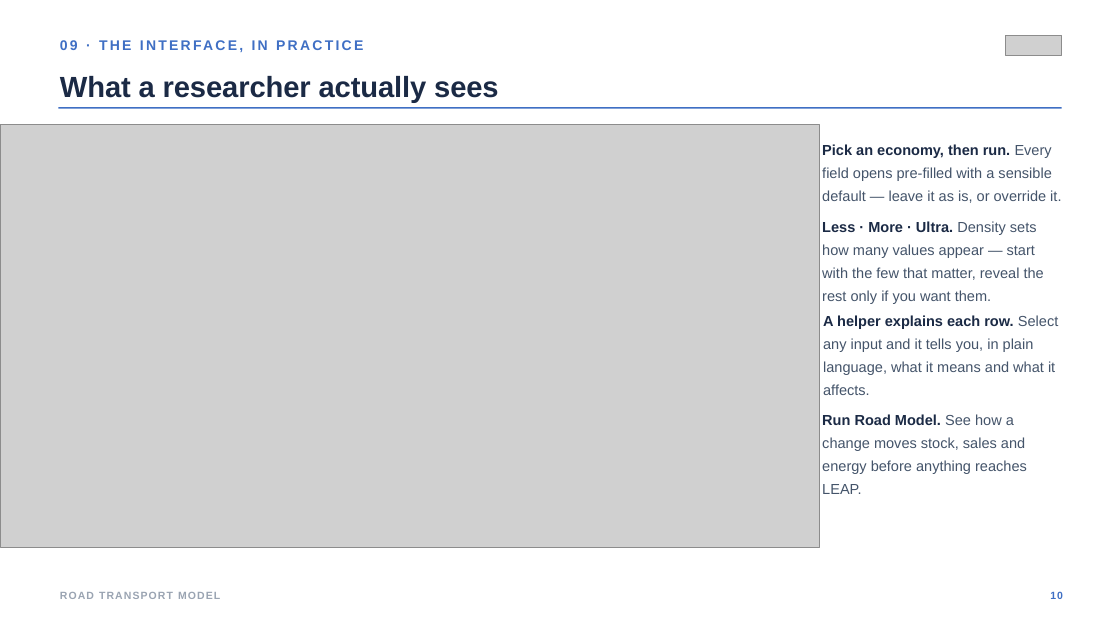
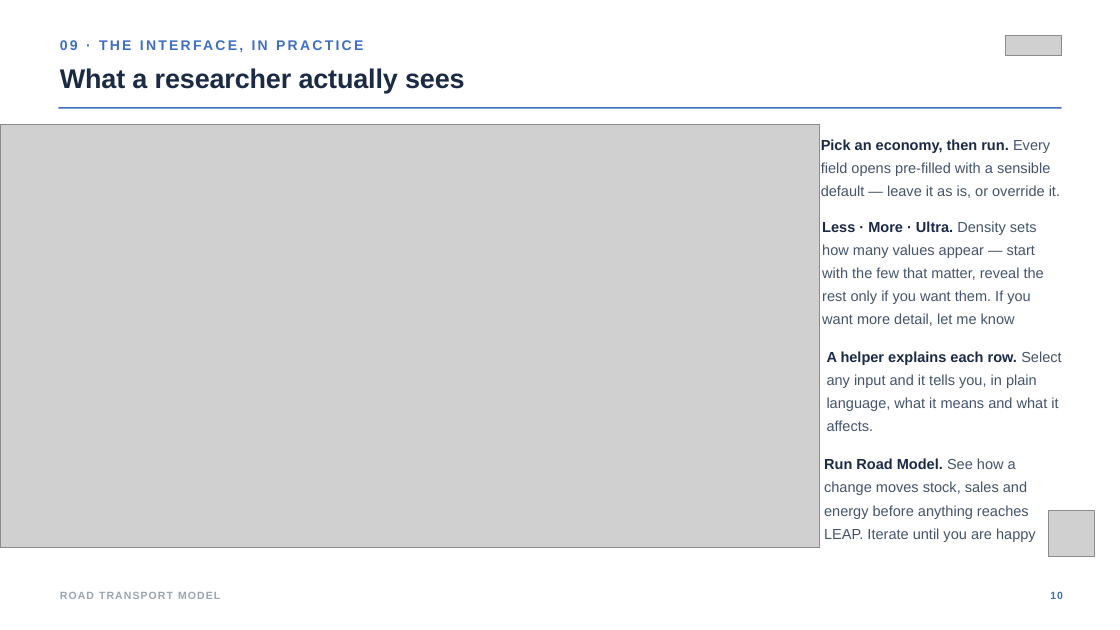
Before and after one commit to asia-pacific-energy-research-centre/leap_road_model, a slide deck: slide 10 of docs/road_model_presentation_plan_1.pptx. Drawn at 1120x630 pixels with LibreOffice and Linux fonts; fonts in the diff are those of the drawing; grey boxes stand for pictures. Boxes give left, top, right and bottom in pixels: in the first picture for what was removed or moved away, otherwise in the second. Text is boxed around its words. In the diff, an @@ line names an element or a change of style, - is before the commit and + after.

```diff
--- a/docs/road_model_presentation_plan_1.pptx
+++ b/docs/road_model_presentation_plan_1.pptx
@@ text "What a researcher actually sees" at (60, 68, 465, 93): size 37.5 to 34.7 pt; line spacing 1.07 to 0.87 @@
@@ text "Pick an economy, then run. ...": place and size @@
-text "Pick an economy, then run. ..." at (822, 144, 1061, 203)
+text "Pick an economy, then run. ..." at (821, 139, 1060, 198)
@@ text at (822, 221, 1044, 326): text changed @@
-Less · More · Ultra. Density sets how many values appear — start with the few that matter, reveal the rest only if you want them.
+Less · More · Ultra. Density sets how many values appear — start with the few that matter, reveal the rest only if you want them. If you want more detail, let me know
@@ text "A helper explains each row. ...": place and size @@
-text "A helper explains each row. ..." at (823, 315, 1058, 395)
+text "A helper explains each row. ..." at (827, 351, 1061, 431)
@@ text at (824, 458, 1036, 542): text changed @@
-Run Road Model. See how a change moves stock, sales and energy before anything reaches LEAP.
+Run Road Model. See how a change moves stock, sales and energy before anything reaches LEAP. Iterate until you are happy
@@ picture added at (1049, 510, 1095, 556) @@
```
Also in this commit, not shown: 14 other slides changed, 6 other files.
